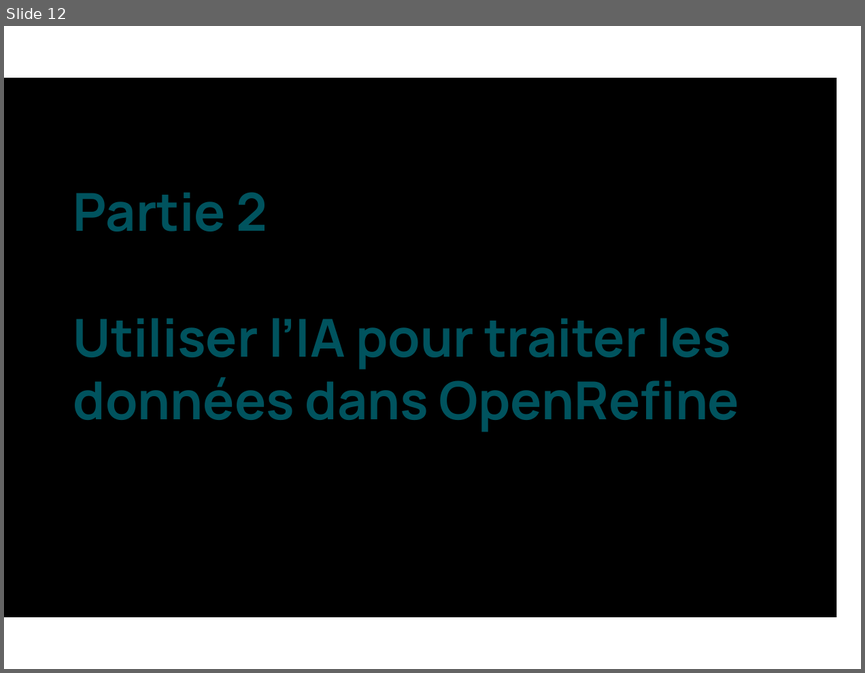
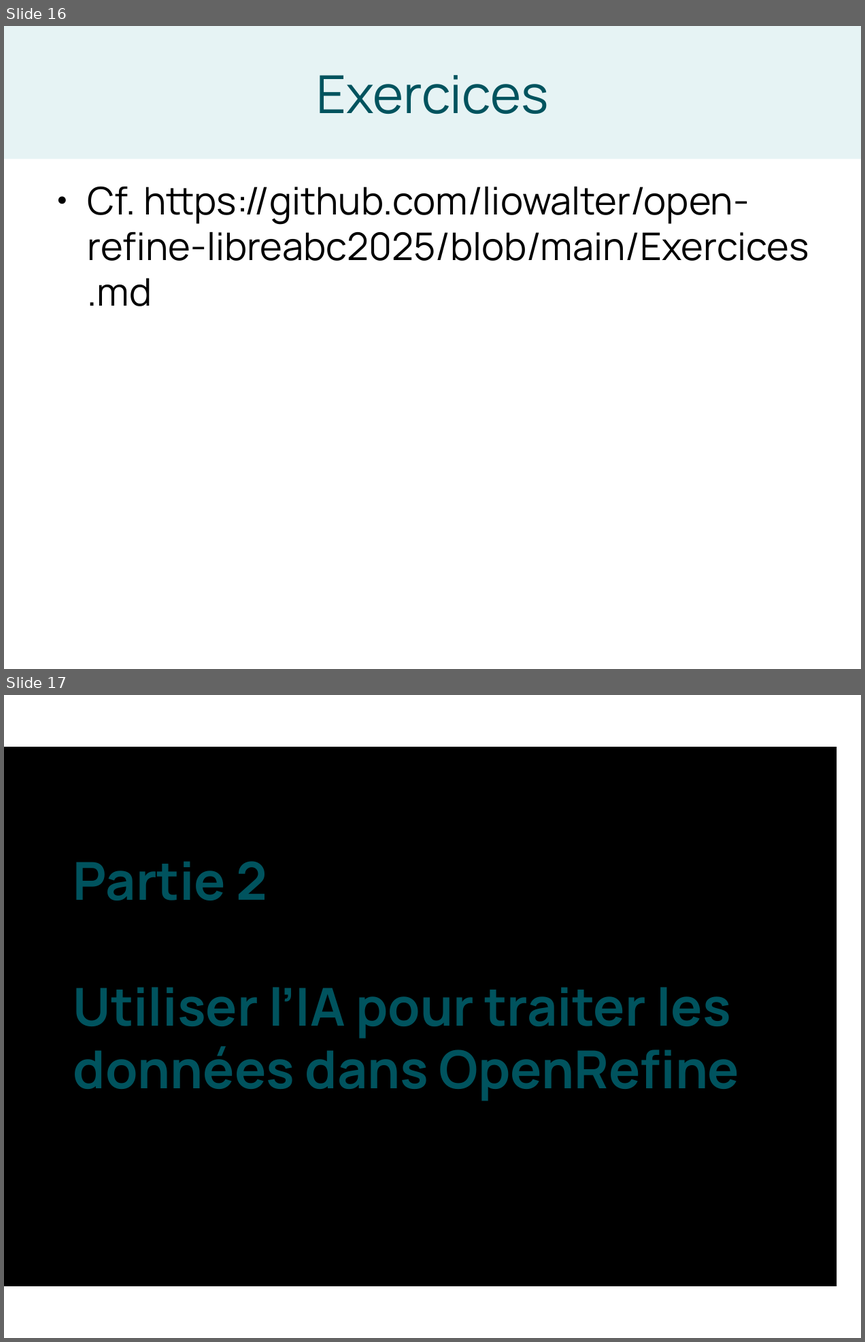
Before and after one commit to liowalter/open-refine-libreabc2025, a slide deck: presentation/openrefine-libreABC2025.odp. Shown one above the other, each under a label of ours: slide 12 before the commit, slides 16 and 17 after it. The pictures are 865x673 and 865x1342 pixels, drawn with LibreOffice and Linux fonts; fonts in the diff are those of the drawing. Boxes give left, top, right and bottom in pixels: in the first picture for what was removed or moved away, otherwise in the second. Text is boxed around its words. In the diff, an @@ line names an element or a change of style, - is before the commit and + after.

Commit message:
Add slides and exercices from part 1

```diff
--- a/presentation/openrefine-libreABC2025.odp
+++ b/presentation/openrefine-libreABC2025.odp
@@ slide 16 added at (x1=4, y1=26, x2=861, y2=669), background #FFFFFF @@
@@ title added at (x1=4, y1=26, x2=861, y2=159), fill #E6F3F4, 44 pt, text #00535E @@
+Exercices
@@ text added at (x1=88, y1=186, x2=809, y2=306), 32 pt, text #000000 @@
+● Cf. https://github.com/liowalter/open-refine-libreabc2025/blob/main/Exercices.md
@@ what was slide 12 is now slide 17 @@
```
Also in this commit, not shown: 4 slides changed, 4 other slides added, 1 other file.
